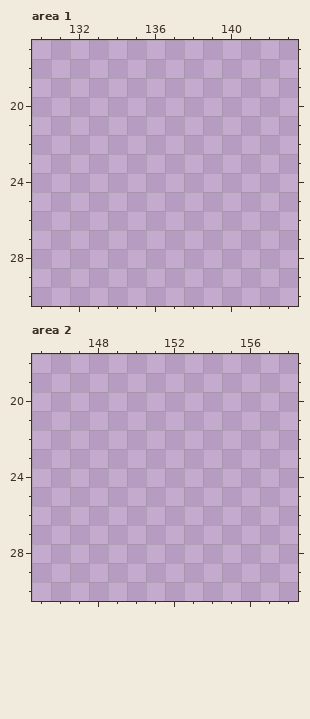
One commit to this pixel-art file: PixelEngine/res/sprites/tiles/objects.aseprite. The picture above was drawn from the file before the commit.
256x512 pixels, 1 frame. Colours within 5 levels of each other are drawn and written as one. Shown: area 1: x 130..143, y 17..30; area 2: x 145..158, y 18..30. The commit also changed other parts of the picture, which this record leaves out.
The result:
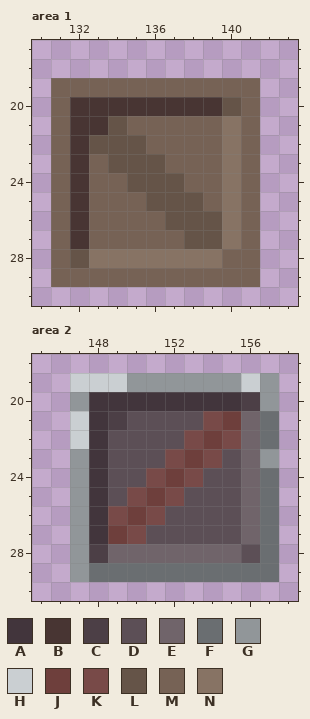
Palette (. is transparent): A #42353c  B #483533  C #4c3f46  D #5c4f56  E #70646a  F #6a6e71  G #919699  H #cacfd2  J #6e3f3c  K #784a48  L #655448  M #766255  N #877364
Edits made:
layer "Layer 2" added
Area 1, layer "Layer 2":
Colour B is added in row 20 at x 132 to 139; in row 21 at x 132 to 133; in rows 22 to 27 at x 132.
Colour L is added in row 20 at x 140; in row 21 at x 134; in row 22 at x 133 to 135; in row 23 at x 134 to 136; in row 24 at x 135 to 137; in row 25 at x 136 to 138.
Colour L is added in row 26 at x 137 to 139; in row 27 at x 138 to 139; in row 28 at x 132.
Colour M is added in row 19 at x 131 to 141; in row 20 at x 131 and 141; in row 21 at x 131, 135 to 139 and 141; in row 22 at x 131, 136 to 139 and 141; in row 23 at x 131, 133, 137 to 139 and 141; in row 24 at x 131, 133 to 134, 138 to 139 and 141.
Colour M is added in row 25 at x 131, 133 to 135, 139 and 141; in row 26 at x 131, 133 to 136 and 141; in row 27 at x 131, 133 to 137 and 141; in row 28 at x 131 and 140 to 141; in row 29 at x 131 to 141.
Colour N is added in rows 21 to 27 at x 140; in row 28 at x 133 to 139.
Area 2, layer "Layer 2":
Colour A is added in row 20 at x 148 to 155; in rows 21 to 27 at x 148.
Colour C is added in row 20 at x 156; in row 21 at x 149; in row 28 at x 148.
Colour D is added in row 21 at x 150 to 153; in row 22 at x 149 to 152; in row 23 at x 149 to 151 and 155; in row 24 at x 149 to 150 and 154 to 155; in row 25 at x 149 and 153 to 155; in row 26 at x 152 to 155.
Colour D is added in row 27 at x 151 to 155; in row 28 at x 156.
Colour E is added in rows 21 to 27 at x 156; in row 28 at x 149 to 155.
Colour F is added in rows 21 to 22 at x 157; in rows 24 to 28 at x 157; in row 29 at x 148 to 157.
Colour G is added in row 19 at x 150 to 155 and 157; in row 20 at x 147 and 157; in row 23 at x 147 and 157; in rows 24 to 29 at x 147.
Colour H is added in row 19 at x 147 to 149 and 156; in rows 21 to 22 at x 147.
Colour J is added in row 21 at x 155; in row 22 at x 154; in row 23 at x 153; in row 24 at x 152; in row 25 at x 151; in row 26 at x 150.
Colour J is added in row 27 at x 149.
Colour K is added in row 21 at x 154; in row 22 at x 153 and 155; in row 23 at x 152 and 154; in row 24 at x 151 and 153; in row 25 at x 150 and 152; in row 26 at x 149 and 151.
Colour K is added in row 27 at x 150.
Pixel boxes of the changes (left, top, right, bottom) in both pictures:
added: (51, 78, 260, 287)
added: (70, 373, 279, 582)
